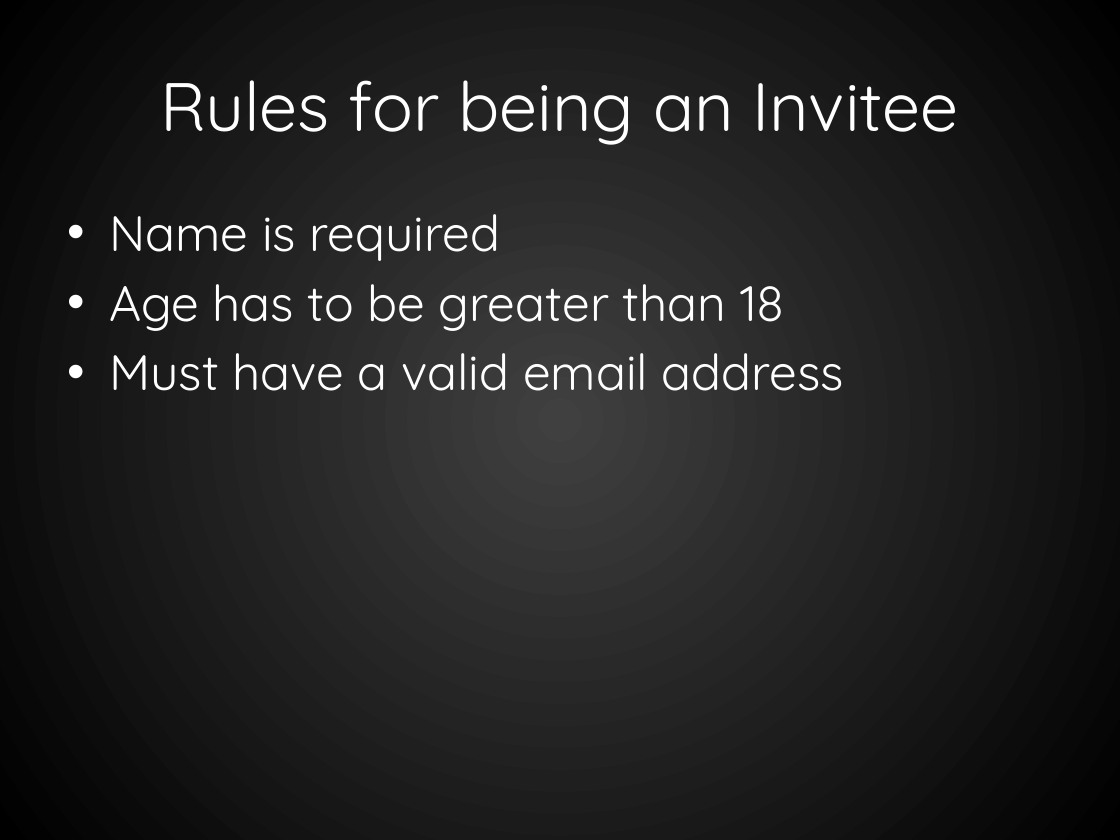
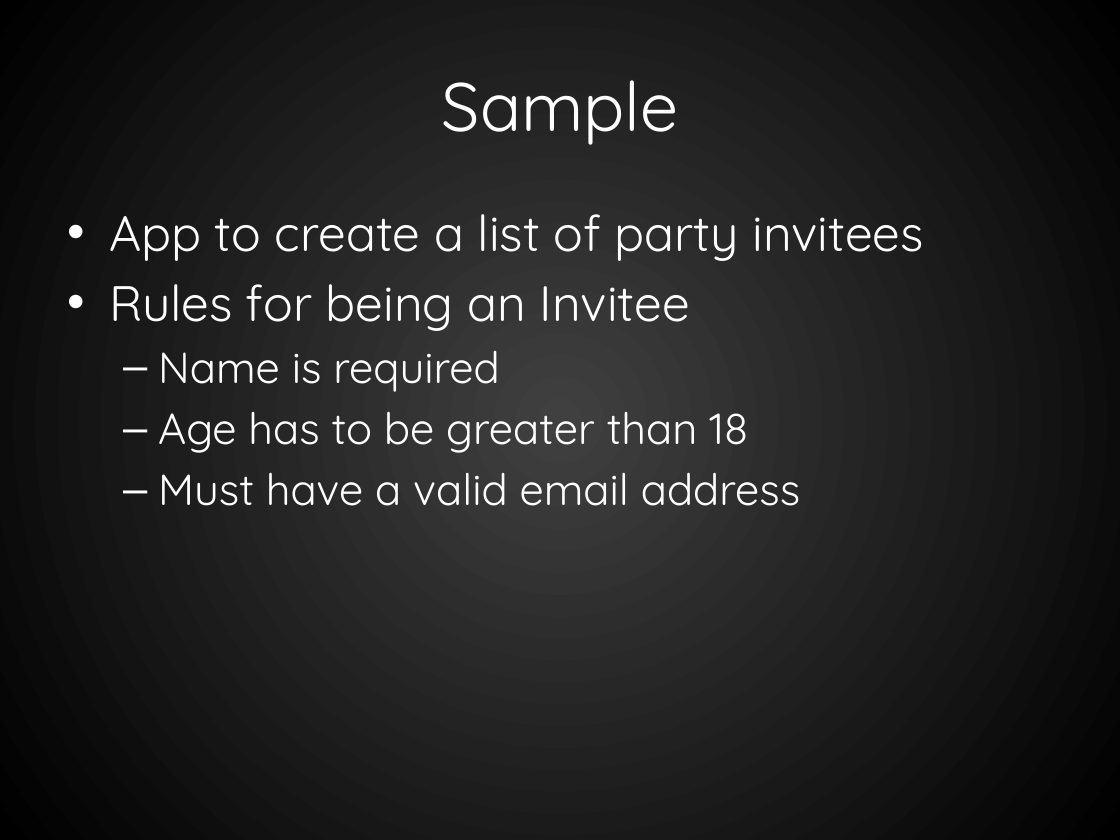
Before and after one commit to RookieOne/WPF-Input-Validation, a slide deck: slide 3 of WPF Validation.pptx (slide 4 before the commit). Drawn at 1120x840 pixels with LibreOffice and Linux fonts; fonts in the diff are those of the drawing. Boxes give left, top, right and bottom in pixels: in the first picture for what was removed or moved away, otherwise in the second. Text is boxed around its words. In the diff, an @@ line names an element or a change of style, - is before the commit and + after.

```diff
--- a/WPF Validation.pptx
+++ b/WPF Validation.pptx
@@ title at box(442, 80, 678, 145): text changed @@
-Rules for being an Invitee
+Sample
@@ text at box(109, 214, 924, 331): paragraphs added @@
+• App to create a list of party invitees
+• Rules for being an Invitee
@@ text at box(158, 351, 800, 506): size 32 to 28 pt in "Name is required", "Age has to be greater than 18", "Must have a valid email address"; bullet • to –; list level 1 to 2 in "Name is required"; list level 1 to 2 in "Age has to be greater ..."; list level 1 to 2 in "Must have a valid email ..." @@
```
Also in this commit, not shown: 9 other slides changed, 18 slides added, 3 slides removed, 32 other files.
